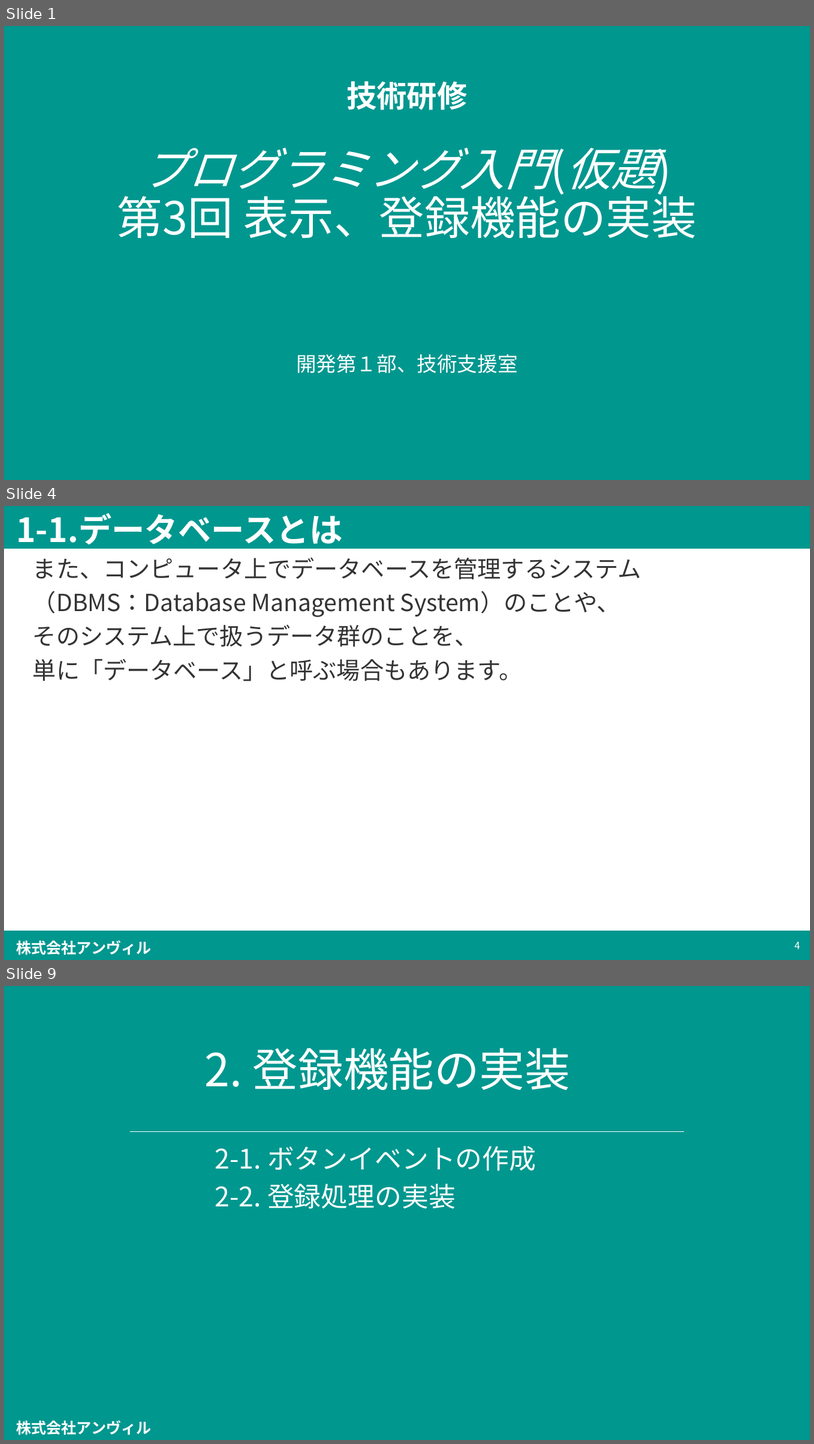
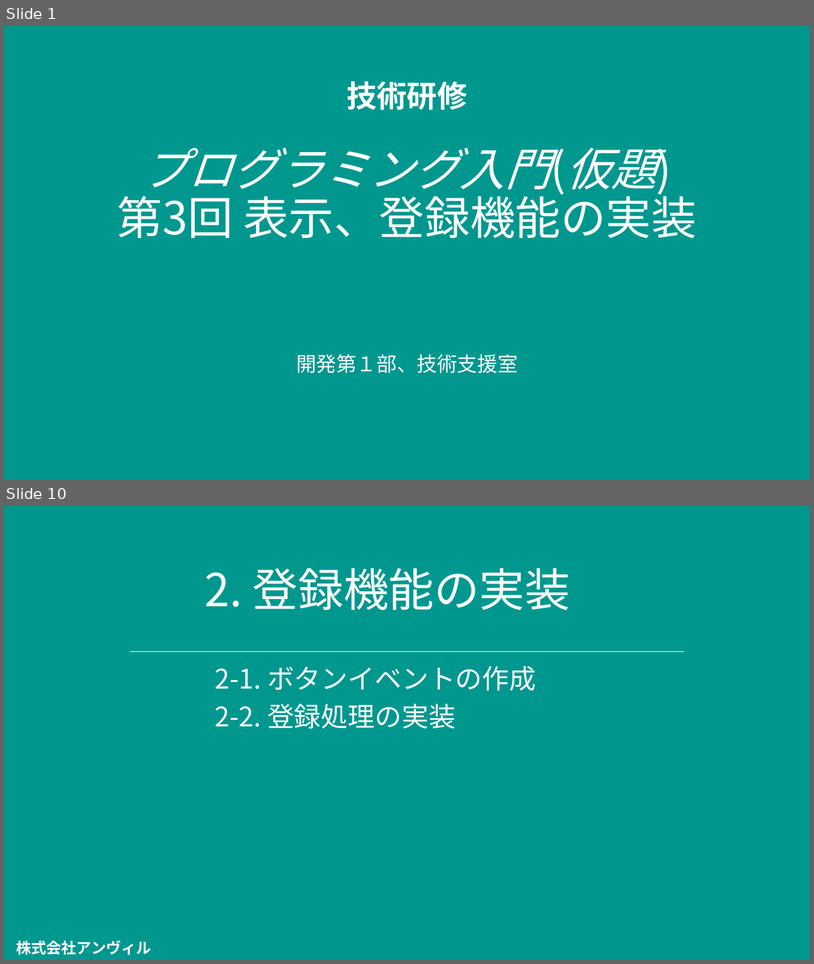
Before and after one commit to simada-anvil/trainingSample, a slide deck: trainingSample/[Anvil]プログラミング入門(仮題) (第1.0版) .pptx. Shown one above the other, each under a label of ours: slides 1, 4 and 9 before the commit, slides 1 and 10 after it; the slides between them are not shown. The pictures are 814x1444 and 814x964 pixels, drawn with LibreOffice and Linux fonts; fonts in the diff are those of the drawing; background and template pictures are left out. Boxes give left, top, right and bottom in pixels: in the first picture for what was removed or moved away, otherwise in the second. Text is boxed around its words. In the diff, an @@ line names an element or a change of style, - is before the commit and + after.

```diff
--- a/trainingSample/[Anvil]プログラミング入門(仮題) (第1.0版) .pptx
+++ b/trainingSample/[Anvil]プログラミング入門(仮題) (第1.0版) .pptx
@@ slide 4 removed at (4, 506, 810, 960), background #FFFFFF; not listed: 1 template element that a slide beside it also shows @@
@@ rectangle removed at (4, 506, 810, 548) @@
@@ title removed at (16, 513, 343, 550) @@
-1-1.データベースとは
@@ text removed at (33, 558, 642, 681) @@
-また、コンピュータ上でデータベースを管理するシステム
-（DBMS：Database Management System）のことや、
-そのシステム上で扱うデータ群のことを、
-単に「データベース」と呼ぶ場合もあります。
@@ rectangle removed at (4, 931, 810, 960) @@
@@ page number removed at (795, 941, 800, 949) @@
-4
@@ what was slide 9 is now slide 10 @@
```
Also in this commit, not shown: 5 slides changed, 2 slides added, 1 other file.
